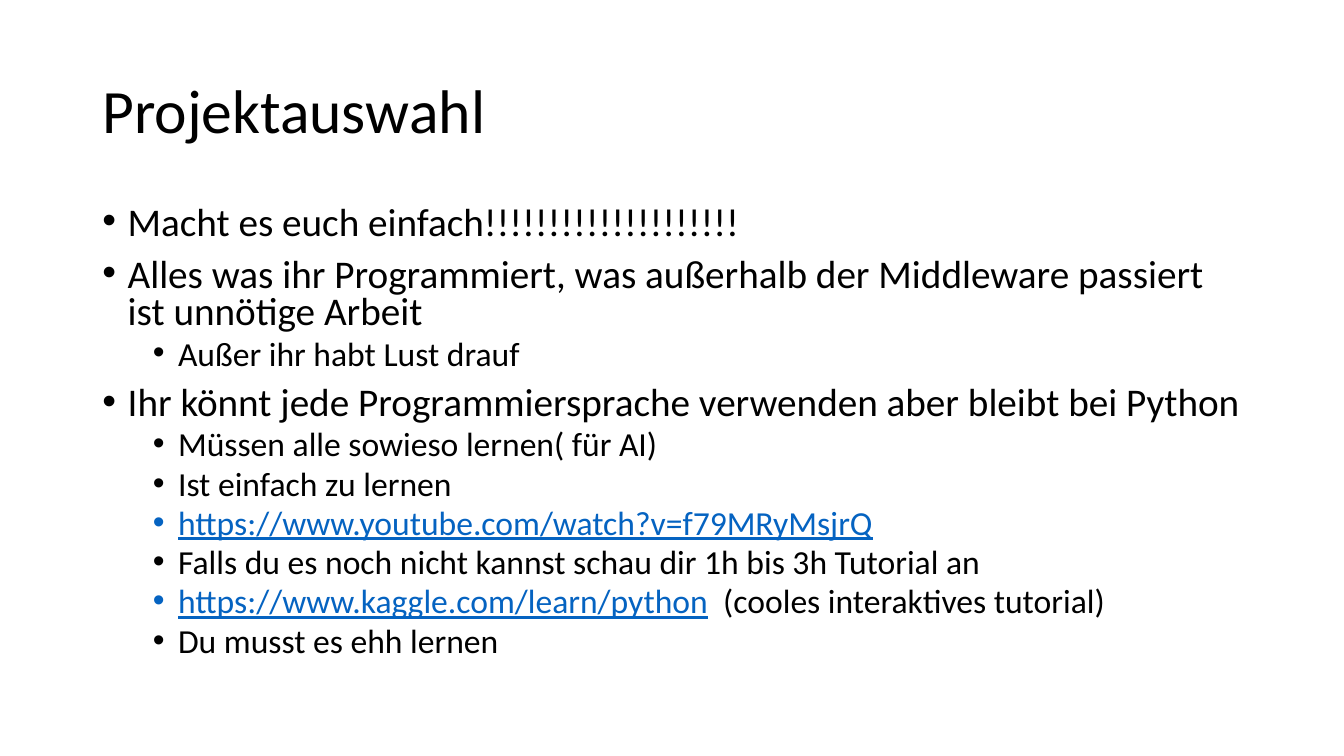
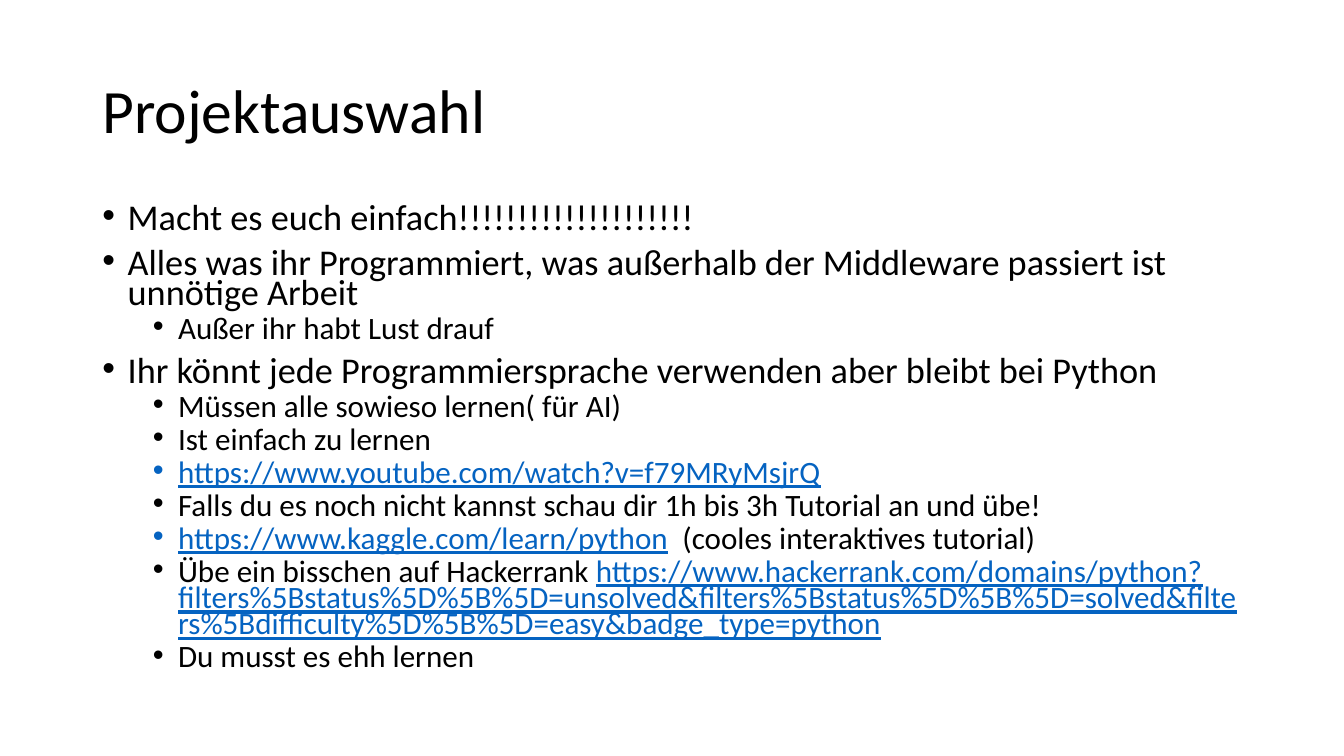
Before and after one commit to walkerdustin/Python-Projekt-Setup, a slide deck: slide 7 of Hilfe Tipps Tricks Erklkärungen.pptx (slide 5 before the commit). Drawn at 1344x756 pixels with LibreOffice and Linux fonts; fonts in the diff are those of the drawing. Boxes give left, top, right and bottom in pixels: in the first picture for what was removed or moved away, otherwise in the second. Text is boxed around its words. In the diff, an @@ line names an element or a change of style, - is before the commit and + after.

Commit message:
edit powerpoint

```diff
--- a/Hilfe Tipps Tricks Erklkärungen.pptx
+++ b/Hilfe Tipps Tricks Erklkärungen.pptx
@@ text at (128,204,1166,668): size 28 to 25.9 pt in "Macht es euch einfach!!!!!!!!!!!!!!!!!!!!", "Alles was ihr Programmiert, was außerhalb der ...", "Ihr könnt jede Programmiersprache verwenden aber bleibt ..."; size 24 to 22.2 pt in "Außer ihr habt Lust drauf", "Müssen alle sowieso lernen( für AI)", "Ist einfach zu lernen", "https://www.youtube.com/watch?v=f79MRyMsjrQ" and 2 more places; line spacing 0.8 to 0.7 @@
@@ text at (178,494,1040,517): text changed; size 24 to 22.2 pt @@
-  • Falls du es noch nicht kannst schau dir 1h bis 3h Tutorial an
+  • Falls du es noch nicht kannst schau dir 1h bis 3h Tutorial an und übe!
@@ text at (178,557,1236,640): paragraph added @@
+  • Übe ein bisschen auf Hackerrank https://www.hackerrank.com/domains/python?filters%5Bstatus%5D%5B%5D=unsolved&filters%5Bstatus%5D%5B%5D=solved&filters%5Bdifficulty%5D%5B%5D=easy&badge_type=python
```
Also in this commit, not shown: 2 other slides changed, 6 slides added.
